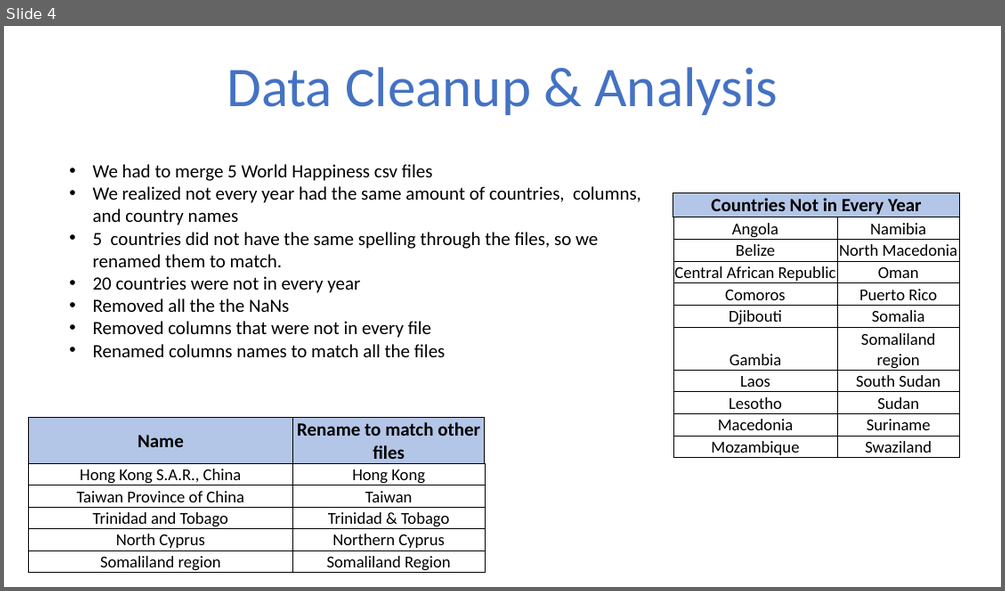
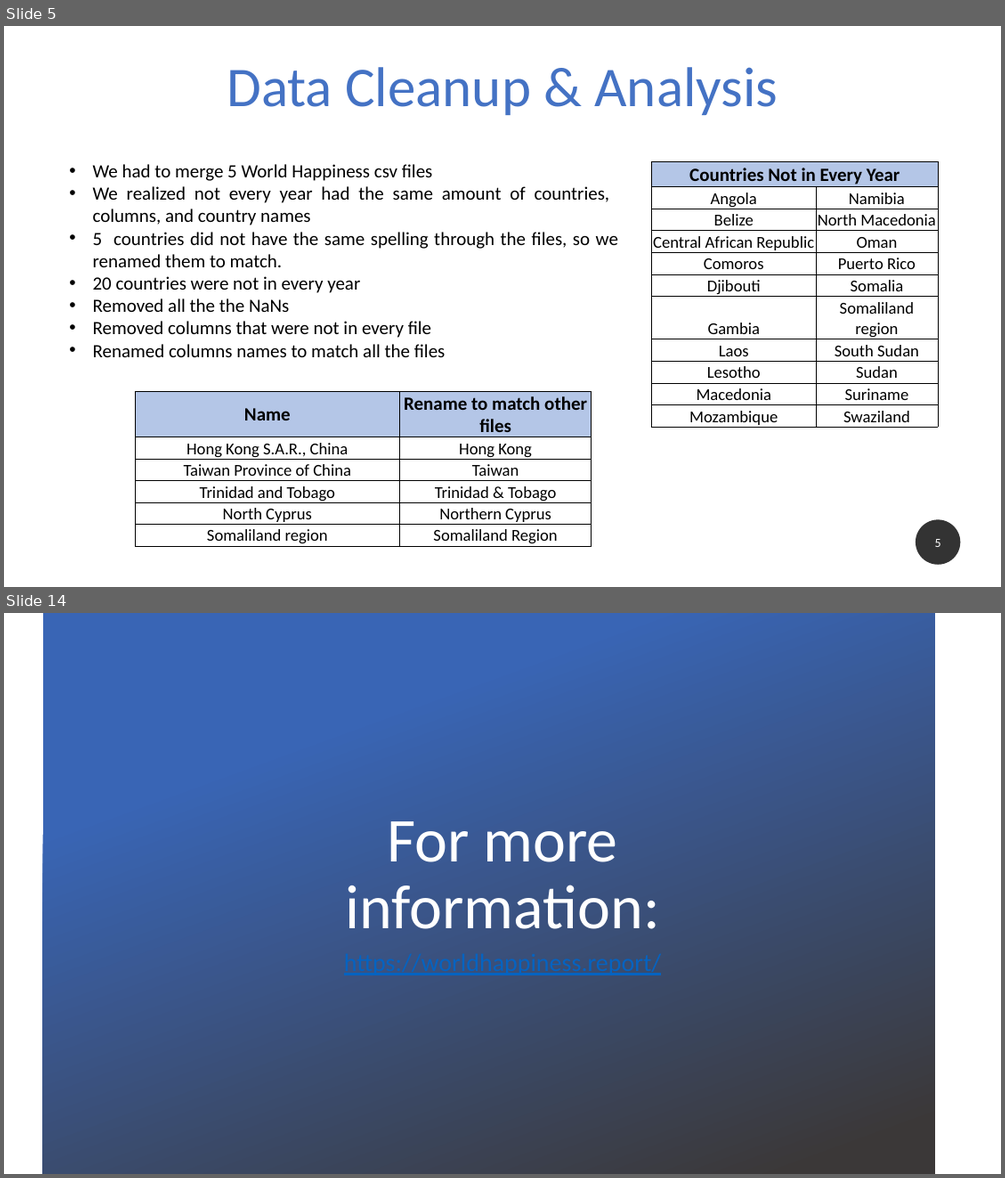
Before and after one commit to jcook25/project-one, a slide deck: World Happiness Report .pptx. Shown one above the other, each under a label of ours: slide 4 before the commit, slides 5 and 14 after it; the slides between them are not shown. The pictures are 1005x591 and 1005x1178 pixels, drawn with LibreOffice and Linux fonts; fonts in the diff are those of the drawing; background and template pictures are left out. Boxes give left, top, right and bottom in pixels: in the first picture for what was removed or moved away, otherwise in the second. Text is boxed around its words. In the diff, an @@ line names an element or a change of style, - is before the commit and + after.

```diff
--- a/World Happiness Report .pptx
+++ b/World Happiness Report .pptx
@@ slide 14 added at bbox=[4, 613, 1001, 1174], background picture (left out) @@
@@ rectangle added at bbox=[43, 613, 935, 1174], fill gradient #3965B5 to #3B3838 @@
@@ title added at bbox=[345, 821, 660, 929], 60 pt, text #FFFFFF @@
+For more information:
@@ text added at bbox=[253, 947, 752, 1003], 24 pt, text #0563C1, underline @@
+https://worldhappiness.report/
@@ what was slide 4 is now slide 5 @@
@@ slide 5 changed as well @@
@@ text "We had to merge 5 ..." at bbox=[93, 164, 618, 357]: alignment left to justified @@
@@ table: place and size @@
-table at bbox=[673, 192, 959, 461]
+table at bbox=[652, 162, 938, 428]
@@ table: place and size @@
-table at bbox=[28, 418, 484, 576]
+table at bbox=[135, 391, 591, 548]
@@ page number added at bbox=[915, 520, 961, 564], fill #000000 at 80% opacity, 12 pt, text #FFFFFF @@
+5
```
Also in this commit, not shown: 3 other slides changed, 9 other slides added, 5 slides removed.
